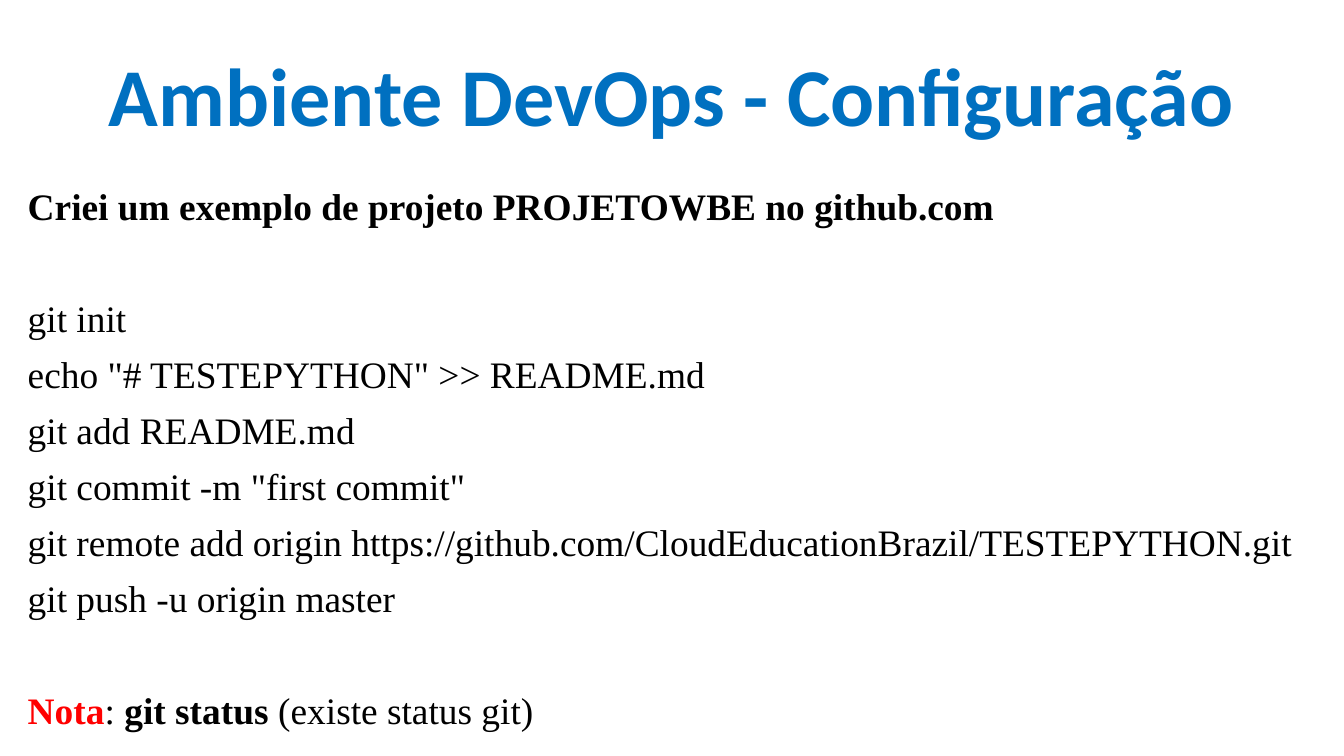
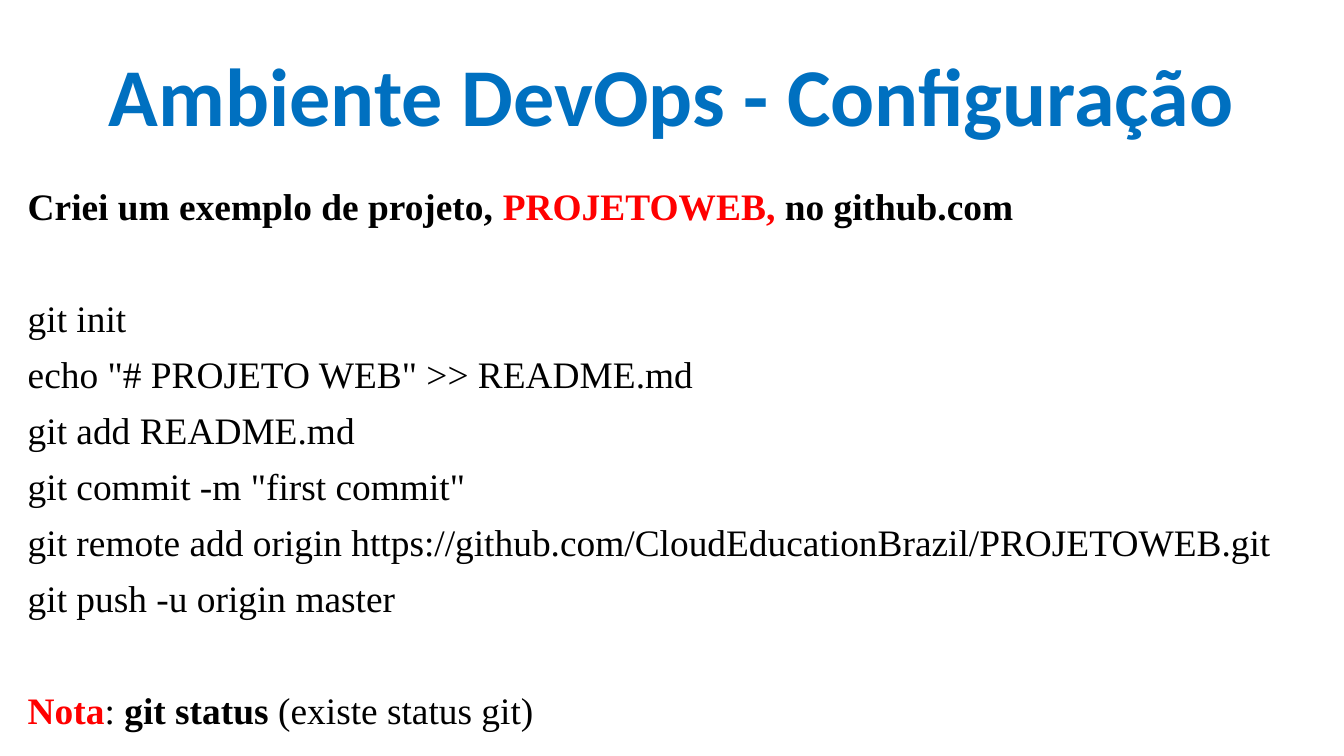
Before and after one commit to CloudEducationBrazil/WydenDesenvolvimentoWebPHP, a slide deck: slide 8 of 01 Classes/Aula 02, 03, 04 Desenvolvimento Web Caracterização - HTML.pptx. Drawn at 1344x756 pixels with LibreOffice and Linux fonts; fonts in the diff are those of the drawing; background and template pictures are left out. Boxes give left, top, right and bottom in pixels: in the first picture for what was removed or moved away, otherwise in the second. Text is boxed around its words. In the diff, an @@ line names an element or a change of style, - is before the commit and + after.

```diff
--- a/01 Classes/Aula 02, 03, 04 Desenvolvimento Web Caracterização - HTML.pptx
+++ b/01 Classes/Aula 02, 03, 04 Desenvolvimento Web Caracterização - HTML.pptx
@@ text at <box>28,194,1014,227</box>: text changed @@
-Criei um exemplo de projeto PROJETOWBE no github.com
+Criei um exemplo de projeto, PROJETOWEB, no github.com
@@ text at <box>28,362,693,389</box>: text changed @@
-echo "# TESTEPYTHON" >> README.md
+echo "# PROJETO WEB" >> README.md
@@ text at <box>28,530,1270,563</box>: text changed @@
-git remote add origin https://github.com/CloudEducationBrazil/TESTEPYTHON.git
+git remote add origin https://github.com/CloudEducationBrazil/PROJETOWEB.git
```
Also in this commit, not shown: 52 other slides changed, 1 slide removed, 1 other file.
